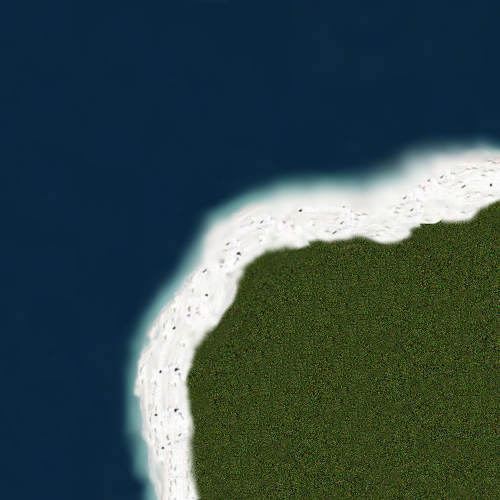
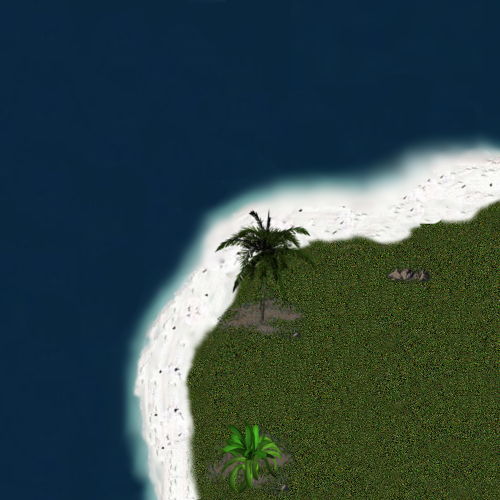
Layers edited between the first and the second 500px x 500px image:
added layer "Clipboard#2" above "Clipboard#3" over [214, 207, 317, 323]
added layer "Clipboard#3" above "Clipboard#5" over [215, 420, 284, 494]
added layer "Clipboard#5" above "Clipboard#4" over [386, 266, 431, 284]
added layer "Clipboard#4" above "Clipboard#1" over [203, 420, 295, 500]
added layer "Clipboard#1" above "Clipboard" over [215, 291, 307, 345]
